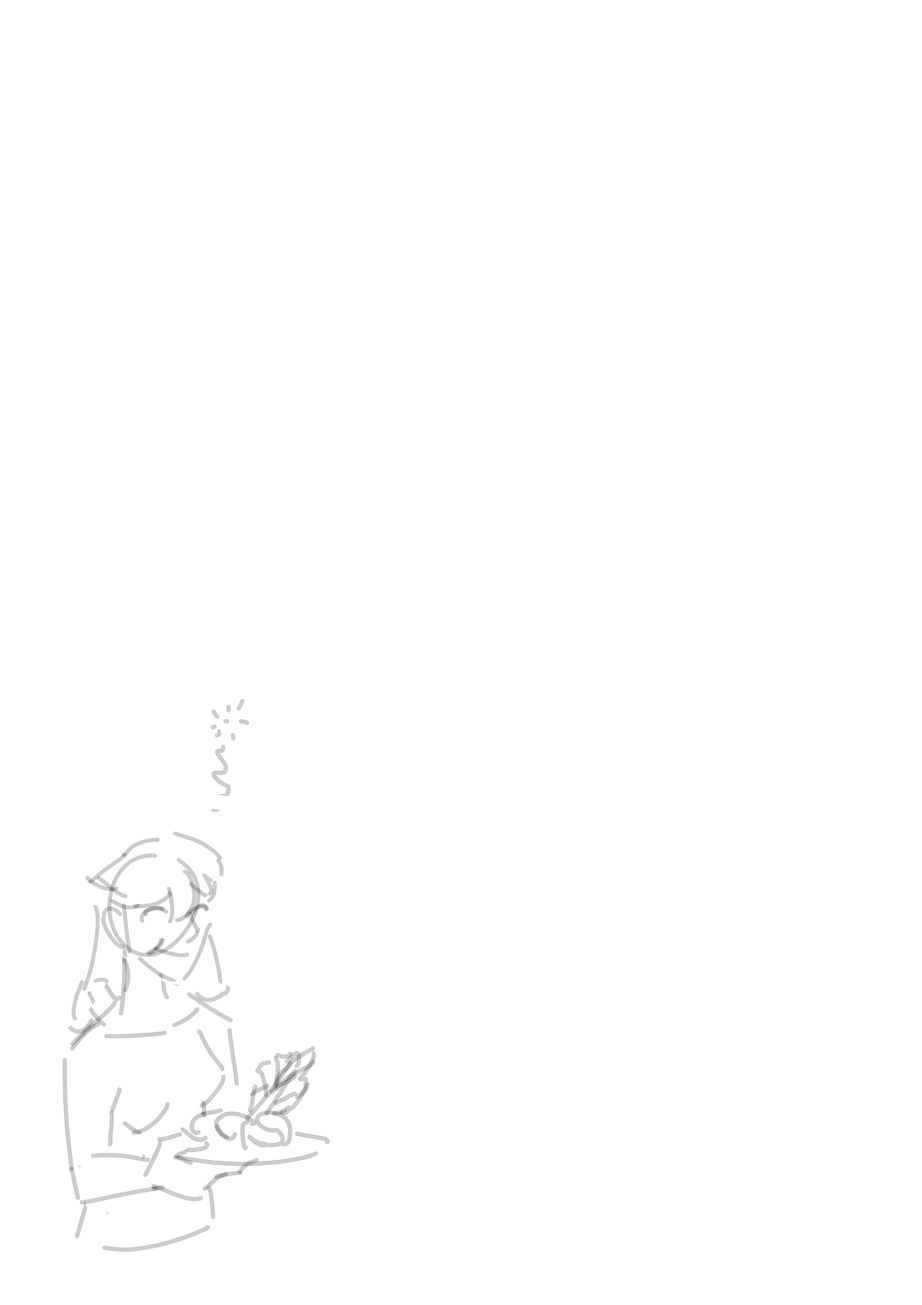
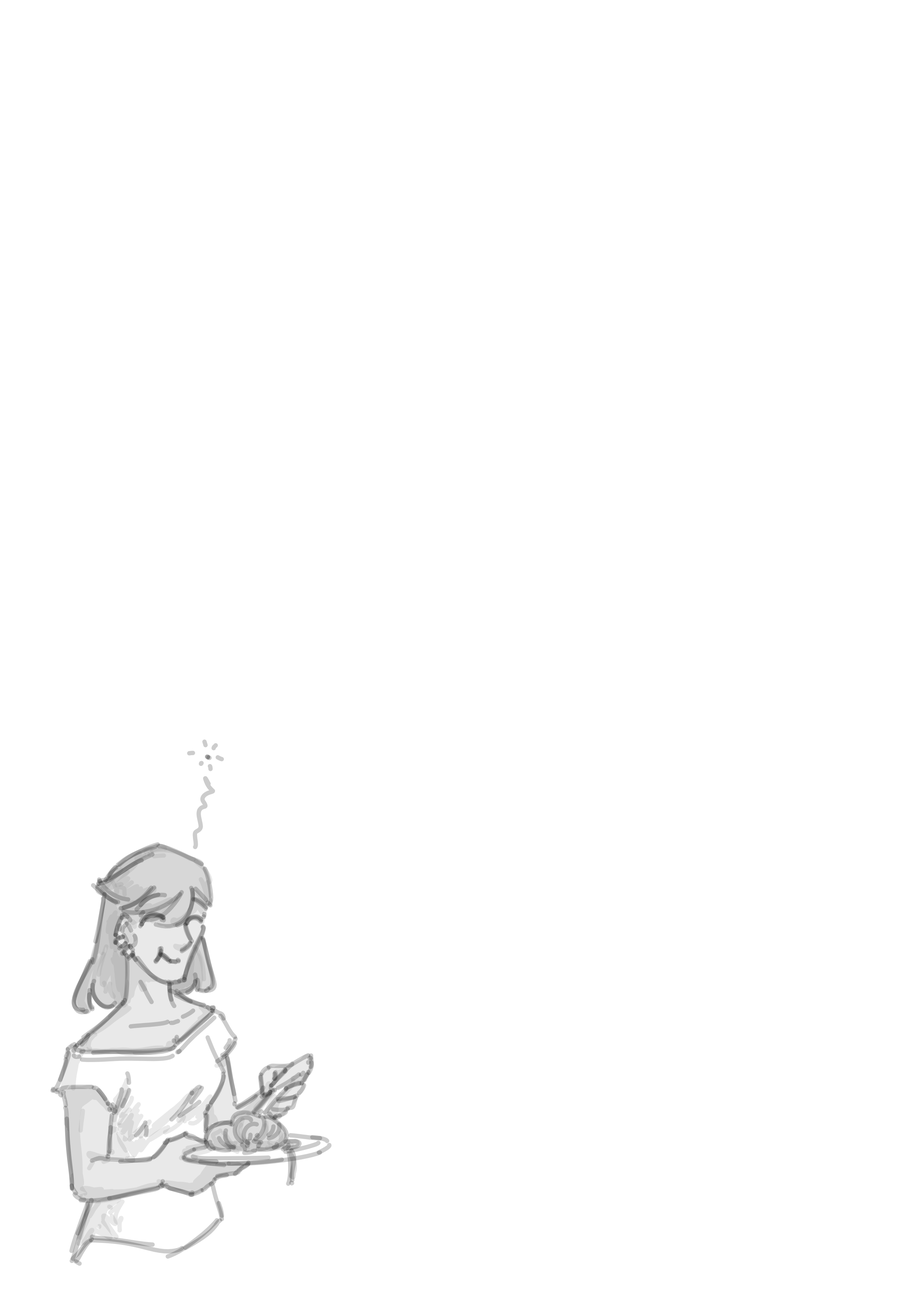
Before/after of a 922 × 1305 layered artwork. What changed in the layer stack:
added layer "Paint Layer 1" above "Paint Layer 2" over <box>50,737,332,1266</box>
added layer "Paint Layer 2" (44%) above "Background" over <box>50,833,332,1262</box>
hid "Background", opacity 100% → 20% over <box>50,698,332,1266</box>
